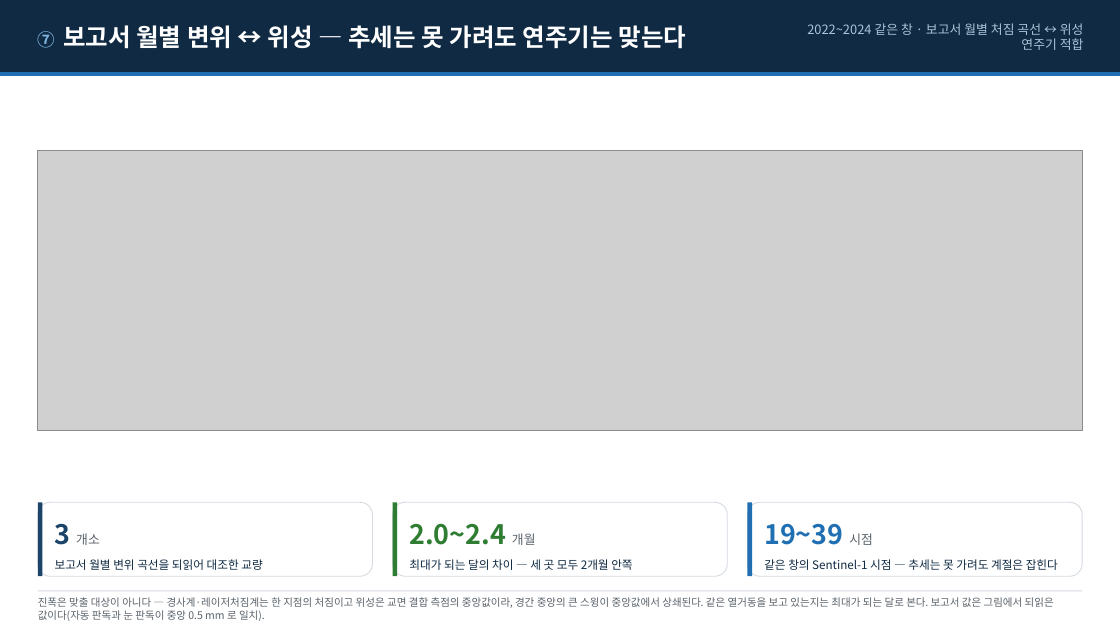
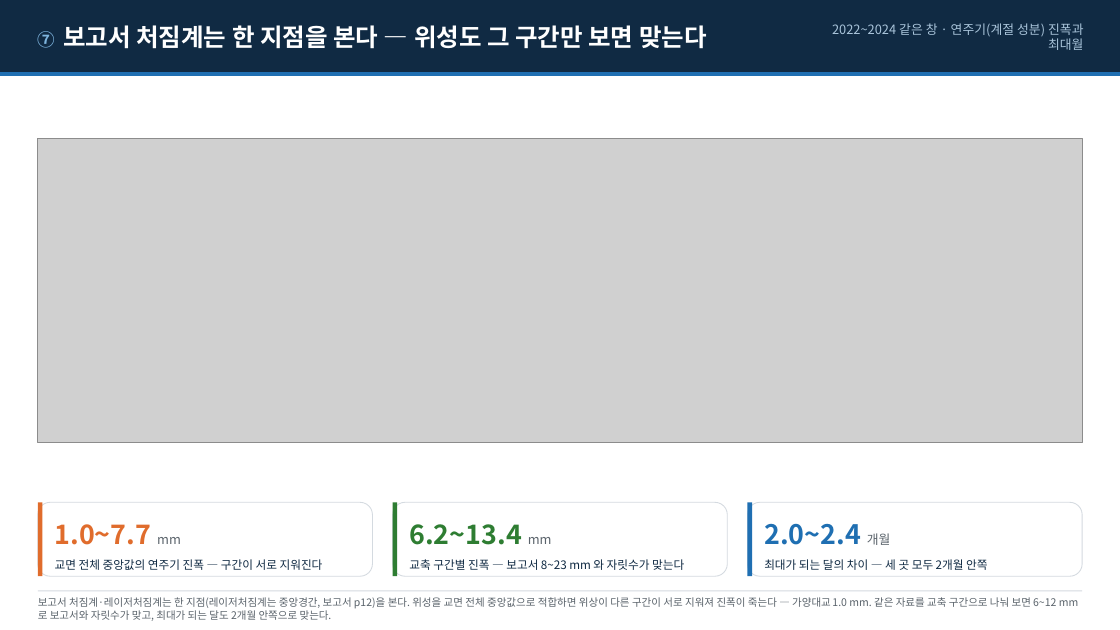
Before and after one commit to tjddnr8334-sudo/inframon, a slide deck: slide 8 of docs/KICT_Bmaps_협의.pptx. Drawn at 1120x630 pixels with LibreOffice and Linux fonts; fonts in the diff are those of the drawing; grey boxes stand for pictures. Boxes give left, top, right and bottom in pixels: in the first picture for what was removed or moved away, otherwise in the second. Text is boxed around its words. In the diff, an @@ line names an element or a change of style, - is before the commit and + after.

```diff
--- a/docs/KICT_Bmaps_협의.pptx
+++ b/docs/KICT_Bmaps_협의.pptx
@@ text at box(38, 25, 707, 49): text changed @@
-⑦ 보고서 월별 변위 ↔ 위성 — 추세는 못 가려도 연주기는 맞는다
+⑦ 보고서 처짐계는 한 지점을 본다 — 위성도 그 구간만 보면 맞는다
@@ text at box(832, 23, 1083, 50): text changed @@
-2022~2024 같은 창 · 보고서 월별 처짐 곡선 ↔ 위성 연주기 적합
+2022~2024 같은 창 · 연주기(계절 성분) 진폭과 최대월
@@ picture: place and size @@
-picture at box(38, 150, 1082, 431)
+picture at box(38, 139, 1082, 444)
@@ rectangle at box(38, 502, 43, 576): fill #1C4469 to #E06C2C @@
@@ text at box(55, 524, 181, 545): text changed; size 11 to 23 pt; text colour #5A636B to #E06C2C; bold on @@
-3 개소
+1.0~7.7 mm
@@ text at box(409, 524, 552, 545): text changed @@
-2.0~2.4 개월
+6.2~13.4 mm
@@ text at box(764, 524, 891, 545): text changed @@
-19~39 시점
+2.0~2.4 개월
@@ text at box(55, 559, 323, 570): text changed @@
-보고서 월별 변위 곡선을 되읽어 대조한 교량
+교면 전체 중앙값의 연주기 진폭 — 구간이 서로 지워진다
@@ text at box(409, 559, 684, 570): text changed @@
-최대가 되는 달의 차이 — 세 곳 모두 2개월 안쪽
+교축 구간별 진폭 — 보고서 8~23 mm 와 자릿수가 맞는다
@@ text at box(764, 559, 987, 570): text changed @@
-같은 창의 Sentinel-1 시점 — 추세는 못 가려도 계절은 잡힌다
+최대가 되는 달의 차이 — 세 곳 모두 2개월 안쪽
@@ text at box(38, 597, 1078, 621): text changed @@
-진폭은 맞출 대상이 아니다 — 경사계·레이저처짐계는 한 지점의 처짐이고 위성은 교면 결합 측점의 중앙값이라, 경간 중앙의 큰 스윙이 중앙값에서 상쇄된다. 같은 열거동을 보고 있는지는 최대가 되는 달로 본다. 보고서 값은 그림에서 되읽은 값이다(자동 판독과 눈 판독이 중앙 0.5 mm 로 일치).
+보고서 처짐계·레이저처짐계는 한 지점(레이저처짐계는 중앙경간, 보고서 p12)을 본다. 위성을 교면 전체 중앙값으로 적합하면 위상이 다른 구간이 서로 지워져 진폭이 죽는다 — 가양대교 1.0 mm. 같은 자료를 교축 구간으로 나눠 보면 6~12 mm 로 보고서와 자릿수가 맞고, 최대가 되는 달도 2개월 안쪽으로 맞는다.
```
Also in this commit, not shown: 4 other files.
